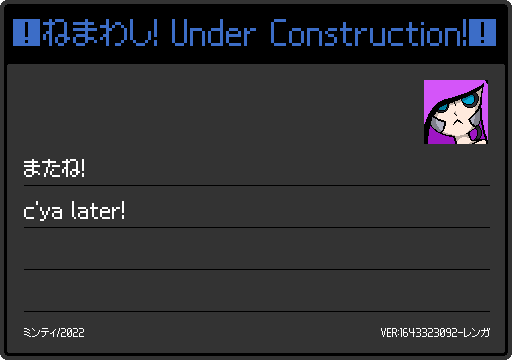
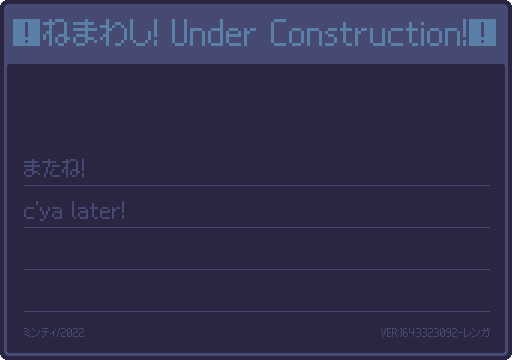
Comparing the layer stacks of the two 512×360 images. Changes:
hid "Pasted Layer" over [424, 80, 488, 144]
painted on "VER:1643323092-レンガ" over [381, 328, 490, 337]
painted on "ミンティ/2022" over [24, 328, 84, 337]
painted on "またね! ..." over [24, 159, 124, 221]
painted on "ねまわし! Under Construction!" over [13, 19, 496, 46]
painted on "lines" over [24, 185, 490, 312]
painted on "border" over [4, 4, 508, 356]
painted on "message bg" over [0, 0, 512, 360]
